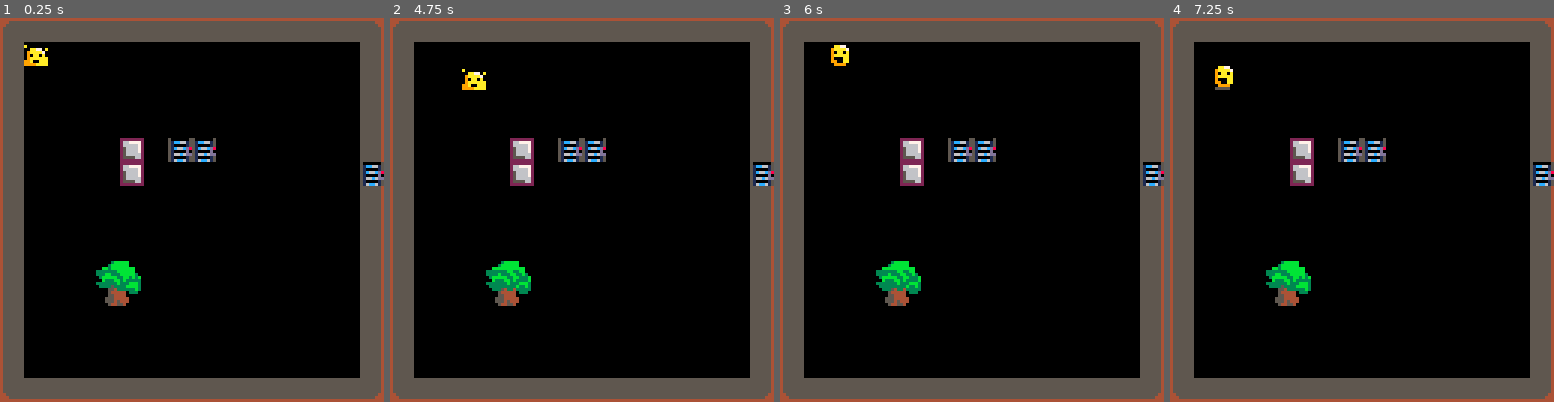
Above: before the commit, frames 1-4 (left to right).
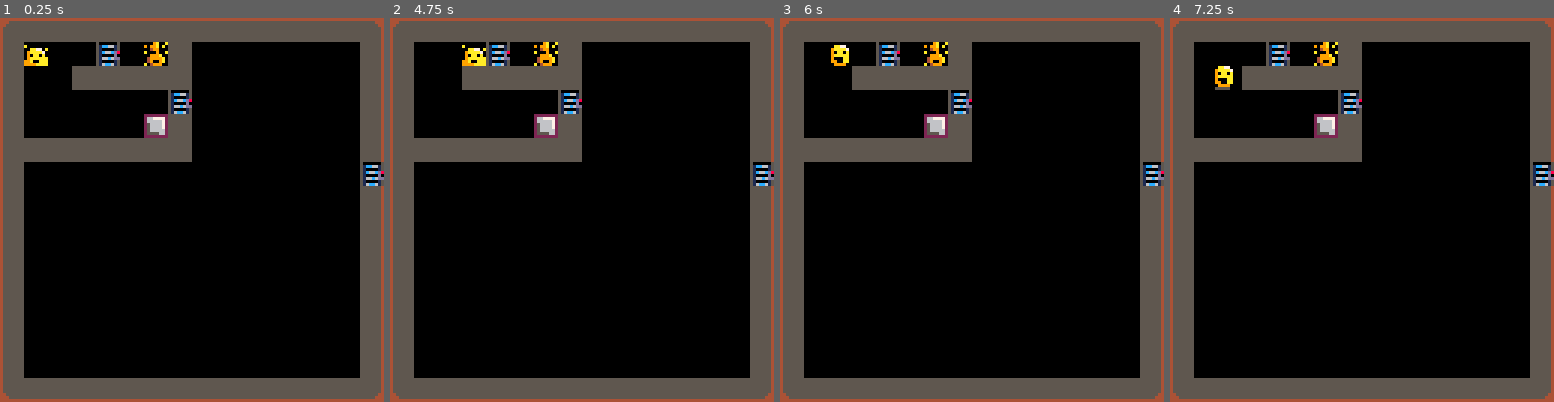
Above: after the commit, the same moments.

Repository: Chazmus/ReDeath
Game: PICO-8 cartridge carts/redeath/redeath.p8
Two runs of this game, one before a commit and one after it. Both use one fixed random seed, a clock stepped at 60 frames per second and the inputs below.
Inputs:
- Up to frame 1 (0.25 s): no input
- Up to frame 2 (4.75 s): tap O (Z key) at 0.33, 0.7, 1.43, 2.22, 3.1, 3.98 s; tap X (X key) at 1.07, 2.07, 2.4, 2.73, 3.07, 3.4, 3.73, 4.07, 4.4, 4.73 s; hold Left 1.97-2.37 s; hold Down 2.42-2.82 s; hold Right 2.87-3.53 s; hold Up 3.58-4.08 s; hold Right 4.13-4.53 s; hold Down from 4.58 s (still down)
- Up to frame 3 (6 s): tap O (Z key) at 4.87, 5.75 s; tap X (X key) at 5.07, 5.4, 5.73 s; release Down at 5.08 s; hold Left 5.13-5.8 s; hold Up from 5.85 s (still down)
- Up to frame 4 (7.25 s): tap X (X key) every 0.33 s from 6.07 to 7.07 s; release Up at 6.18 s; hold Left 6.23-6.63 s; tap O (Z key) at 6.63 s; hold Down 6.68-7.08 s; hold Right from 7.13 s (still down)

The runs differ from the first frame. In frame 1, 8.1% of the frame differs, in the area x 6-57%, y 6-75%; in frame 2, 8.3%; in frame 3, 8.1%; in frame 4, 8.1%.

Commit message:
added pickup_key, small demo scene, and jonnos music

Diff:
--- a/carts/redeath/redeath.p8
+++ b/carts/redeath/redeath.p8
@@ -16,6 +16,9 @@
 }
 
 function _init()
+	-- music
+	music(0)
+
 
 	init_animations()
 	player_list.player1 = spawn_player({x=8, y=8})
@@ -360,16 +363,17 @@
 	return {x=(grid_position.x / 8), y=(grid_position.y / 8)}
 end
 
-collisionlayers = {7}
+collisionlayer = { 7 }
 
 function check_for_collision(grid_position)
 	local tile = mget(grid_position.x, grid_position.y);
-	for i in all(collisionlayers) do
-		if (fget(tile, i)) then
-			return true;
-		end
-	end
-	return false;
+	return fget(tile, collisionlayer[1])
+	-- for i in all(collisionlayers) do
+	-- 	if (fget(tile, i)) then
+	-- 		return true;
+	-- 	end
+	-- end
+	-- return false;
 end
 
 -->8
@@ -410,7 +414,7 @@
 		is_on = false,
 		changed = true,
 		position = pos,
-		sprite = {184,185},
+		sprite = {184,185}, -- could have a sequence of active_sprites and inactive_sprites for anim
 		connected_doors = doors
 	}
 	return new_pressure_plate
@@ -424,20 +428,19 @@
 end
 
 function pressure_plate:init()
-	if self != nil then
-		mset(self.position.x, self.position.y, self.sprite[1])
-	end
+	--if self == nil then return
+	mset(self.position.x, self.position.y, self.sprite[1])
 end
 
 function pressure_plate:update()
+	--if self == nil then return
+
 	local state = false
-
 	-- check for player1 at this position
 	if (not (player_list.player1 == nil)) then
 		local p1 = pixel_to_grid(player_list.player1.position)
 		state = p1.x == self.position.x and p1.y == self.position.y
 	end
-
 	-- check for player2
 	if (not state and not (player_list.player2 == nil)) then
 		local p2 = pixel_to_grid(player_list.player2.position)
@@ -458,9 +461,56 @@
 	end
 end
 
--- switch
-
-
+-- pickup_key
+
+pickup_key = {}
+function create_pickup_key(pos, doors)
+	local new_pickup_key = pickup_key:new{
+		is_picked_up = false,
+		position = pos,
+		sprite = {177,178,177,179},
+		connected_doors = doors,
+	}
+	return new_pickup_key
+end
+
+function pickup_key:new (o)
+	o = o or {}
+	setmetatable(o, self)
+	self.__index = self
+	return o
+end
+
+function pickup_key:init()
+	mset(self.position.x, self.position.y, self.sprite[1])
+end
+
+function pickup_key:update()
+	if self.is_picked_up then end
+
+	local state = false
+	-- check for player1 at this position
+	if (not (player_list.player1 == nil)) then
+		local p1 = pixel_to_grid(player_list.player1.position)
+		state = p1.x == self.position.x and p1.y == self.position.y
+	end
+
+	-- check for player2
+	if (not state and not (player_list.player2 == nil)) then
+		local p2 = pixel_to_grid(player_list.player2.position)
+		state = state or (p2.x == self.position.x and p2.y == self.position.y)
+	end
+
+	if state then -- key is picked up
+		self.is_picked_up = true
+
+		for connected_door in all(self.connected_doors) do
+			connected_door.is_open = true
+		end
+
+		mset(self.position.x, self.position.y, 000)
+	end
+end
 
 -->8
 -- Level management
@@ -481,17 +531,18 @@
 	-- the update function can then check for the plate to collide with the player
 	-- and change the state of the door to open.
 
-	local door1 = create_door({x = 7, y = 5})
-	local door2 = create_door({x = 8, y = 5})
-	local pressure_plate1 = create_pressure_plate({x = 5, y = 5}, { door1 })
-	local pressure_plate2 = create_pressure_plate({x = 5, y = 6}, { door1, door2})
+	local door1 = create_door({x = 4, y = 1})
+	local pressure_plate1 = create_pressure_plate({x = 6, y = 4}, { door1 })
+
+	local door2 = create_door({x = 7, y = 3})
+	local key1 = create_pickup_key({x = 6, y = 1}, { door2 })
 
 	local level1 = {
-		tree1,
+		--tree1,
 		door1,
 		door2,
 		pressure_plate1,
-		pressure_plate2
+		key1,
 	}
 
 	level_loader:load_level_objects(level1)
@@ -664,11 +715,11 @@
 0000000000810000000000000000000000000000000000000000000000000000000000000000000000000000000000000000000000000000000000000000000000000000000000000000000000000000000000000000000000000000000000000000000000000000000000000000000000000000000000000000000000000000
 __map__
 0203030303030303030303030303030400000000000000000000000000000000000000000000000000000000000000000000000000000000000000000000000000000000000000000000000000000000000000000000000000000000000000000000000000000000000000000000000000000000000000000000000000000000
-1200000000000000000000000000001400000000000000000000000000000000000000000000000000000000000000000000000000000000000000000000000000000000000000000000000000000000000000000000000000000000000000000000000000000000000000000000000000000000000000000000000000000000
-1200000000000000000000000000001400000000000000000000000000000000000000000000000000000000000000000000000000000000000000000000000000000000000000000000000000000000000000000000000000000000000000000000000000000000000000000000000000000000000000000000000000000000
-1200000000000000000000000000001400000000000000000000000000000000000000000000000000000000000000000000000000000000000000000000000000000000000000000000000000000000000000000000000000000000000000000000000000000000000000000000000000000000000000000000000000000000
-1200000000000000000000000000001400000000000000000000000000000000000000000000000000000000000000000000000000000000000000000000000000000000000000000000000000000000000000000000000000000000000000000000000000000000000000000000000000000000000000000000000000000000
-1200000000000000000000000000001400000000000000000000000000000000000000000000000000000000000000000000000000000000000000000000000000000000000000000000000000000000000000000000000000000000000000000000000000000000000000000000000000000000000000000000000000000000
+1200000000000013000000000000001400000000000000000000000000000000000000000000000000000000000000000000000000000000000000000000000000000000000000000000000000000000000000000000000000000000000000000000000000000000000000000000000000000000000000000000000000000000
+1200001313131313000000000000001400000000000000000000000000000000000000000000000000000000000000000000000000000000000000000000000000000000000000000000000000000000000000000000000000000000000000000000000000000000000000000000000000000000000000000000000000000000
+1200000000000000000000000000001400000000000000000000000000000000000000000000000000000000000000000000000000000000000000000000000000000000000000000000000000000000000000000000000000000000000000000000000000000000000000000000000000000000000000000000000000000000
+1200000000000013000000000000001400000000000000000000000000000000000000000000000000000000000000000000000000000000000000000000000000000000000000000000000000000000000000000000000000000000000000000000000000000000000000000000000000000000000000000000000000000000
+1213131313131313000000000000001400000000000000000000000000000000000000000000000000000000000000000000000000000000000000000000000000000000000000000000000000000000000000000000000000000000000000000000000000000000000000000000000000000000000000000000000000000000
 1200000000000000000000000000008500000000000000000000000000000000000000000000000000000000000000000000000000000000000000000000000000000000000000000000000000000000000000000000000000000000000000000000000000000000000000000000000000000000000000000000000000000000
 1200000000000000000000000000001400000000000000000000000000000000000000000000000000000000000000000000000000000000000000000000000000000000000000000000000000000000000000000000000000000000000000000000000000000000000000000000000000000000000000000000000000000000
 1200000000000000000000000000001400000000000000000000000000000000000000000000000000000000000000000000000000000000000000000000000000000000000000000000000000000000000000000000000000000000000000000000000000000000000000000000000000000000000000000000000000000000
Not shown, changed: the music (__music__) section of carts/redeath/redeath.p8
Not shown, changed: the sound effects (__sfx__) section of carts/redeath/redeath.p8
